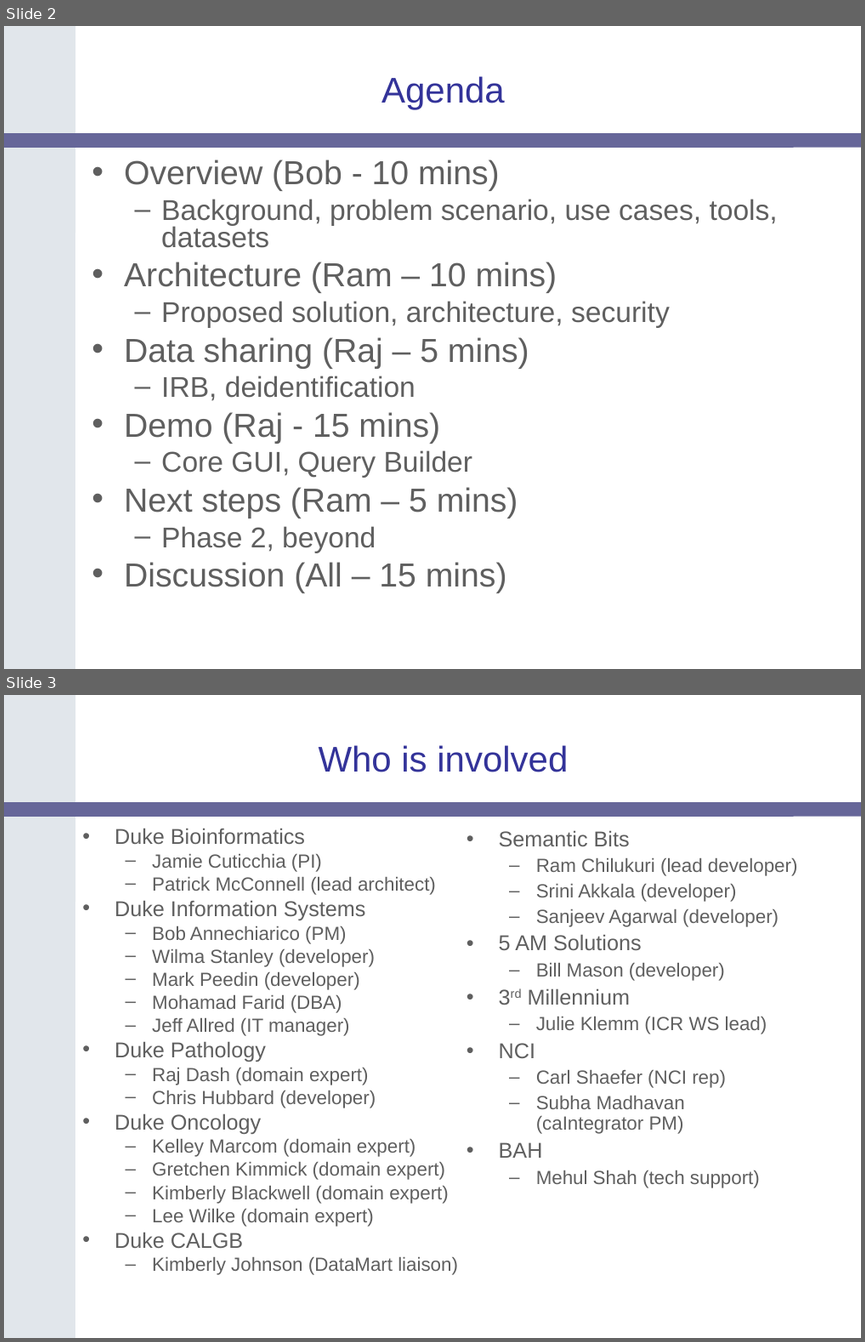
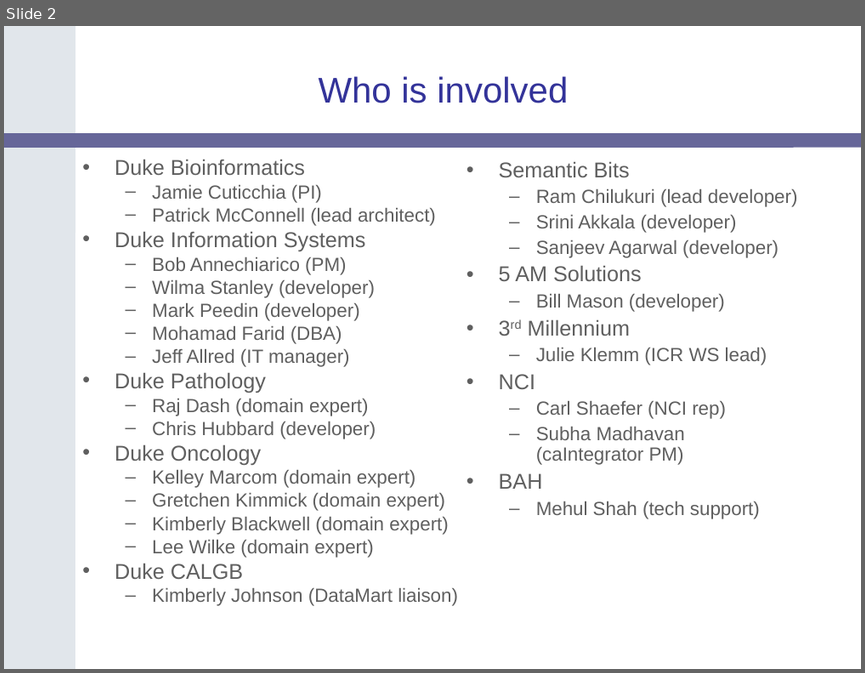
Before and after one commit to NCIP/catrip, a slide deck: catrip/documentation/presentations/ctms_f2f_2006_11_29/catrip_ctms_f2f_2006_11_29.ppt. Shown one above the other, each under a label of ours: slides 2 and 3 before the commit, slide 2 after it. The pictures are 865x1342 and 865x673 pixels, drawn with LibreOffice and Linux fonts; fonts in the diff are those of the drawing; background and template pictures are left out. Boxes give left, top, right and bottom in pixels: in the first picture for what was removed or moved away, otherwise in the second. Text is boxed around its words. In the diff, an @@ line names an element or a change of style, - is before the commit and + after.

```diff
--- a/catrip/documentation/presentations/ctms_f2f_2006_11_29/catrip_ctms_f2f_2006_11_29.ppt
+++ b/catrip/documentation/presentations/ctms_f2f_2006_11_29/catrip_ctms_f2f_2006_11_29.ppt
@@ slide 2 removed at [4,26,861,669], background #FFFFFF; not listed: 2 template elements that a slide beside it also shows @@
@@ title removed at [381,76,505,110] @@
-Agenda
@@ text removed at [124,159,778,593] @@
-• Overview (Bob - 10 mins)
-  – Background, problem scenario, use cases, tools, datasets
-• Architecture (Ram – 10 mins)
-  – Proposed solution, architecture, security
-• Data sharing (Raj – 5 mins)
-  – IRB, deidentification
-• Demo (Raj - 15 mins)
-  – Core GUI, Query Builder
-• Next steps (Ram – 5 mins)
-  – Phase 2, beyond
-• Discussion (All – 15 mins)
@@ what was slide 3 is now slide 2 @@
```
Also in this commit, not shown: 1 slide changed, 4 other slides removed.
